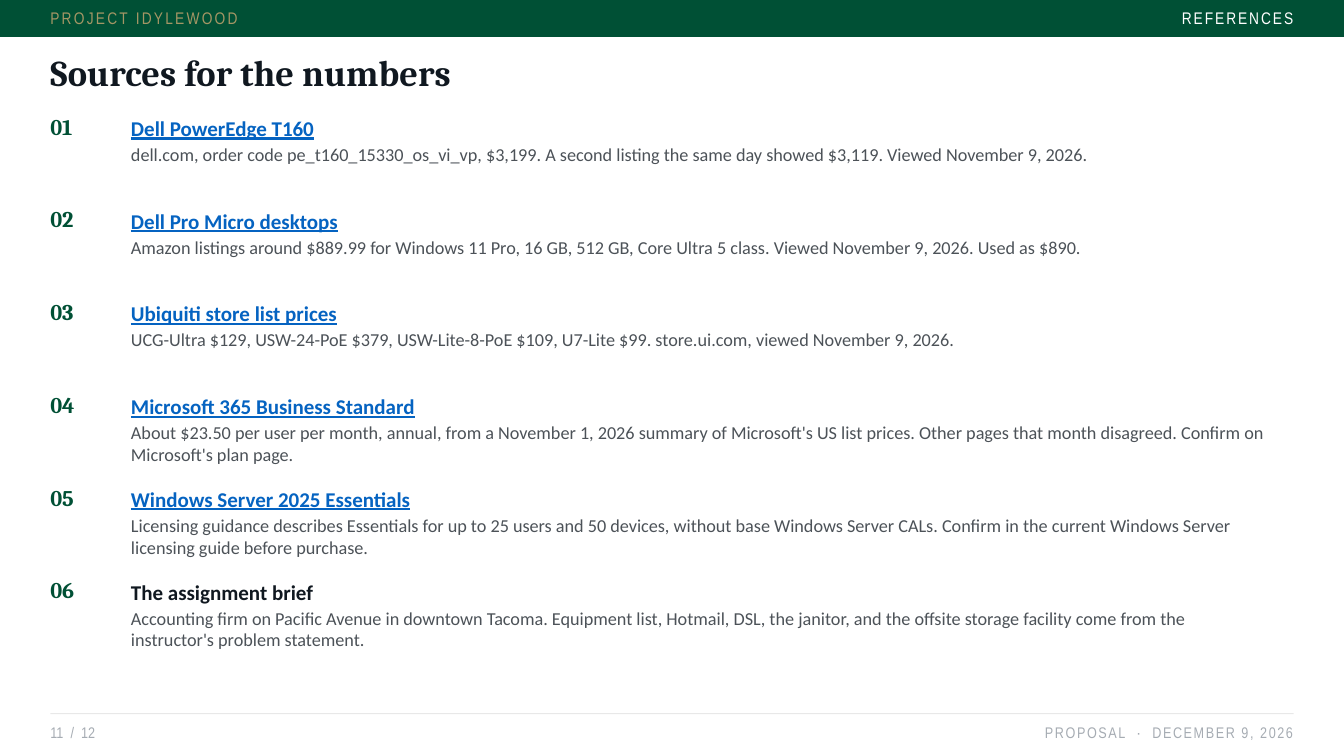
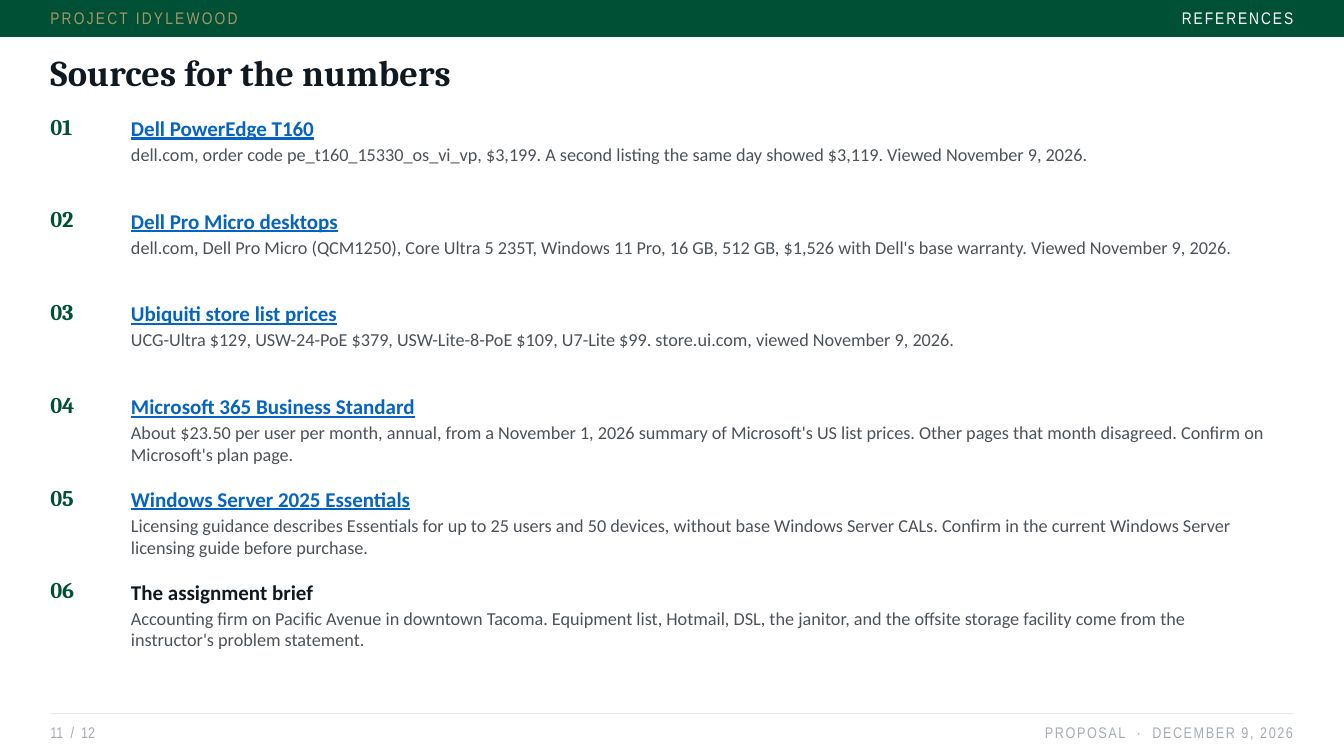
Before and after one commit to jxstjoeii/project-idylewood, a slide deck: slide 11 of slides/Project-Idylewood-Proposal.pptx. Drawn at 1344x756 pixels with LibreOffice and Linux fonts; fonts in the diff are those of the drawing. Boxes give left, top, right and bottom in pixels: in the first picture for what was removed or moved away, otherwise in the second. Text is boxed around its words. In the diff, an @@ line names an element or a change of style, - is before the commit and + after.

```diff
--- a/slides/Project-Idylewood-Proposal.pptx
+++ b/slides/Project-Idylewood-Proposal.pptx
@@ text at [131,241,1231,257]: text changed @@
-Amazon listings around $889.99 for Windows 11 Pro, 16 GB, 512 GB, Core Ultra 5 class. Viewed November 9, 2026. Used as $890.
+dell.com, Dell Pro Micro (QCM1250), Core Ultra 5 235T, Windows 11 Pro, 16 GB, 512 GB, $1,526 with Dell's base warranty. Viewed November 9, 2026.
```
Also in this commit, not shown: 5 other slides changed, 5 other files.
